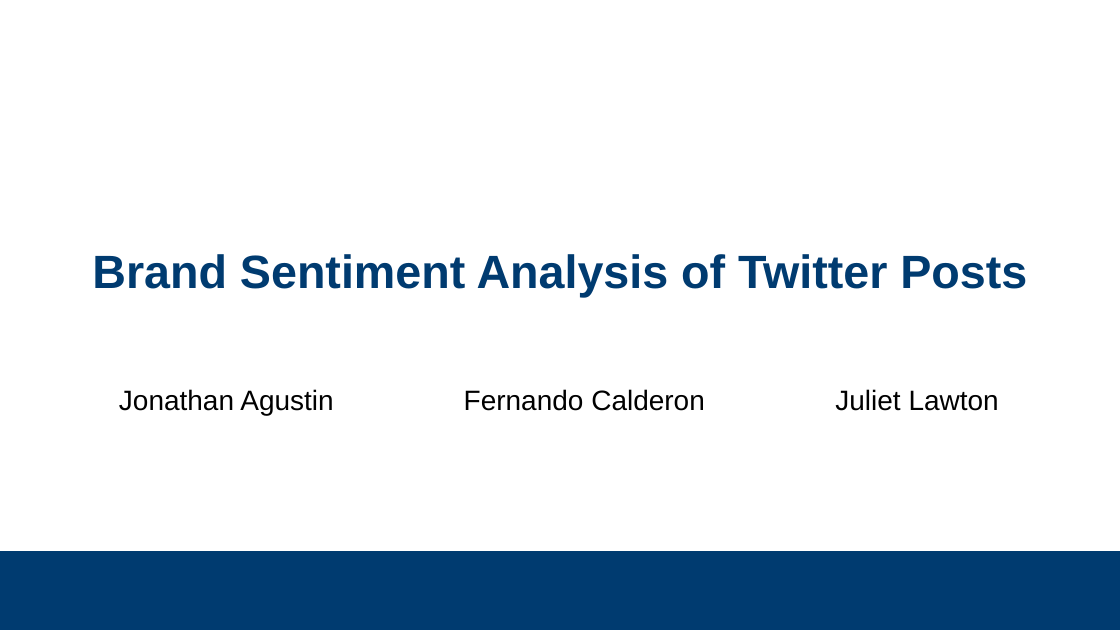
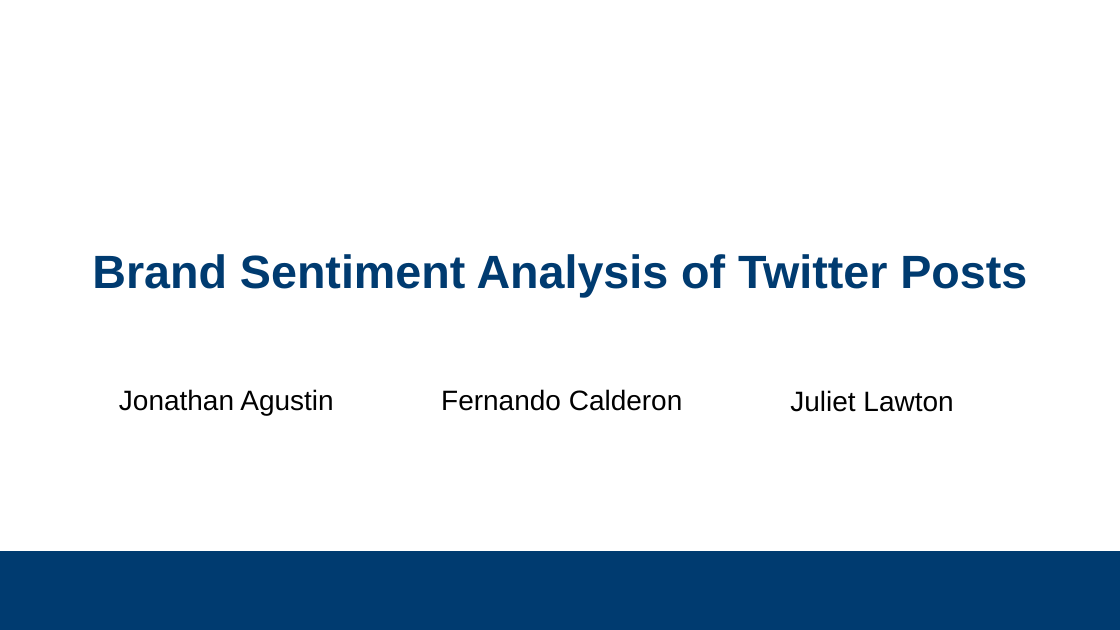
Before and after one commit to subsystem3/project, a slide deck: slide 1 of Final-Project-Team-2.pptx. Drawn at 1120x630 pixels with LibreOffice and Linux fonts; fonts in the diff are those of the drawing; background and template pictures are left out. Boxes give left, top, right and bottom in pixels: in the first picture for what was removed or moved away, otherwise in the second. Text is boxed around its words. In the diff, an @@ line names an element or a change of style, - is before the commit and + after.

```diff
--- a/Final-Project-Team-2.pptx
+++ b/Final-Project-Team-2.pptx
@@ text "Fernando Calderon": place and size @@
-text "Fernando Calderon" at (464,389,705,411)
+text "Fernando Calderon" at (441,389,683,411)
@@ text "Juliet Lawton": place and size @@
-text "Juliet Lawton" at (835,389,999,411)
+text "Juliet Lawton" at (790,390,953,412)
```
Also in this commit, not shown: 7 other slides changed, 1 slide added, 1 slide removed.
